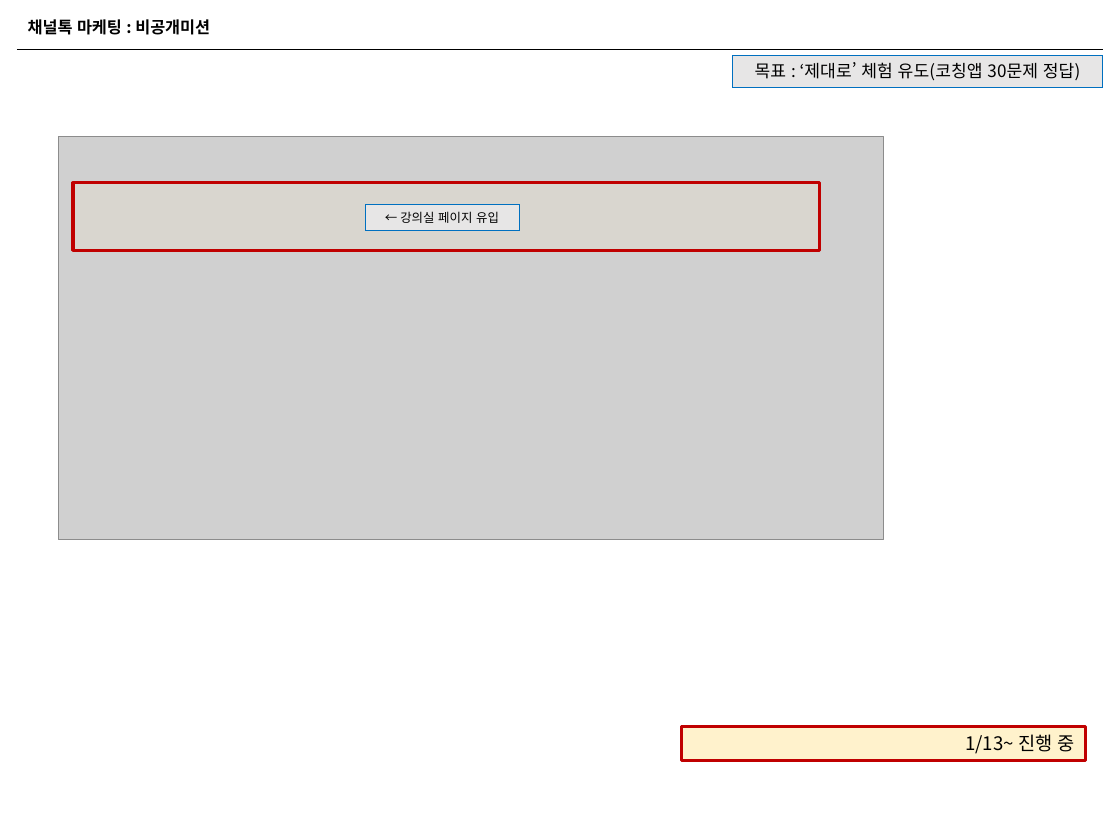
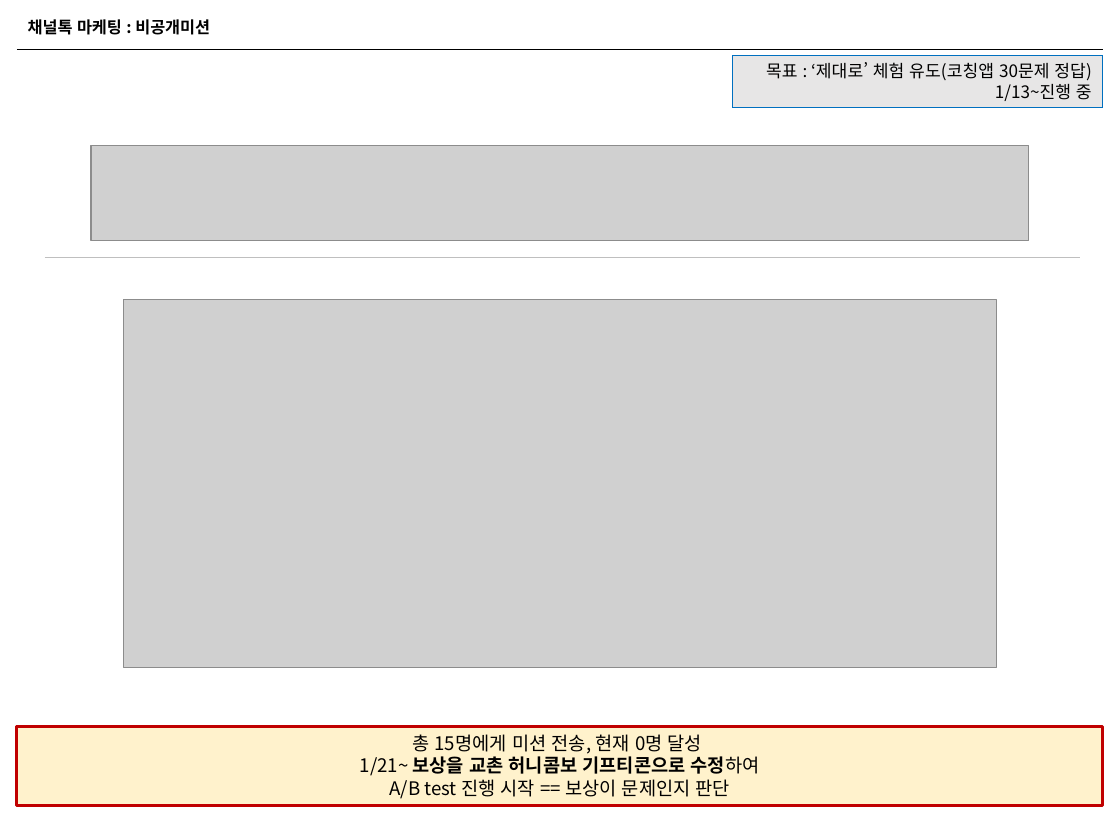
Before and after one commit to naxvinci/marketing, a slide deck: slide 11 of 업무보고0122.pptx (slide 9 before the commit). Drawn at 1120x840 pixels with LibreOffice and Linux fonts; fonts in the diff are those of the drawing; grey boxes stand for pictures. Boxes give left, top, right and bottom in pixels: in the first picture for what was removed or moved away, otherwise in the second. Text is boxed around its words. In the diff, an @@ line names an element or a change of style, - is before the commit and + after.

```diff
--- a/업무보고0122.pptx
+++ b/업무보고0122.pptx
@@ rectangle "목표 : ‘제대로’ 체험 유도(코칭앱 ...": place and size @@
-rectangle "목표 : ‘제대로’ 체험 유도(코칭앱 ..." at box(732, 55, 1103, 87)
+rectangle "목표 : ‘제대로’ 체험 유도(코칭앱 ..." at box(732, 55, 1103, 108)
@@ text in rectangle at box(766, 62, 1091, 80): alignment centre to right @@
@@ text in rectangle at box(995, 84, 1092, 101): paragraph added @@
+1/13~진행 중
@@ picture removed at box(58, 137, 884, 540) @@
@@ picture added at box(91, 146, 1028, 241) @@
@@ rectangle removed at box(73, 183, 820, 250) @@
@@ rectangle removed at box(365, 205, 520, 232) @@
-← 강의실 페이지 유입
@@ line added from (45, 258) to (1081, 258), #BFBFBF 0.5 pt @@
@@ picture added at box(123, 300, 997, 668) @@
@@ rectangle added at box(17, 727, 1103, 806), fill #FFF2CC, outline #C00000 2 pt, 12 pt, text #000000 @@
+총 15명에게 미션 전송, 현재 0명 달성
+1/21~ 보상을 교촌 허니콤보 기프티콘으로 수정하여
+A/B test 진행 시작 == 보상이 문제인지 판단
@@ rectangle removed at box(682, 727, 1086, 760) @@
-1/13~ 진행 중
```
Also in this commit, not shown: 9 other slides changed, 3 slides added, 1 slide removed, 1 other file.
